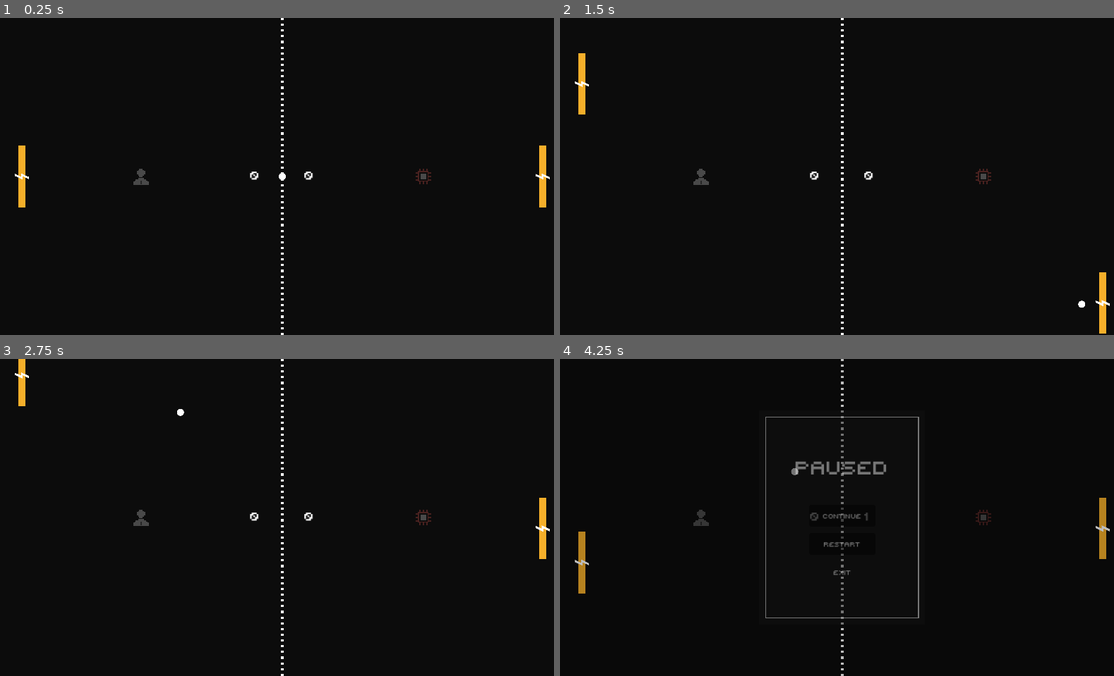
Above: before the commit, frames 1-4 (two rows, left to right).
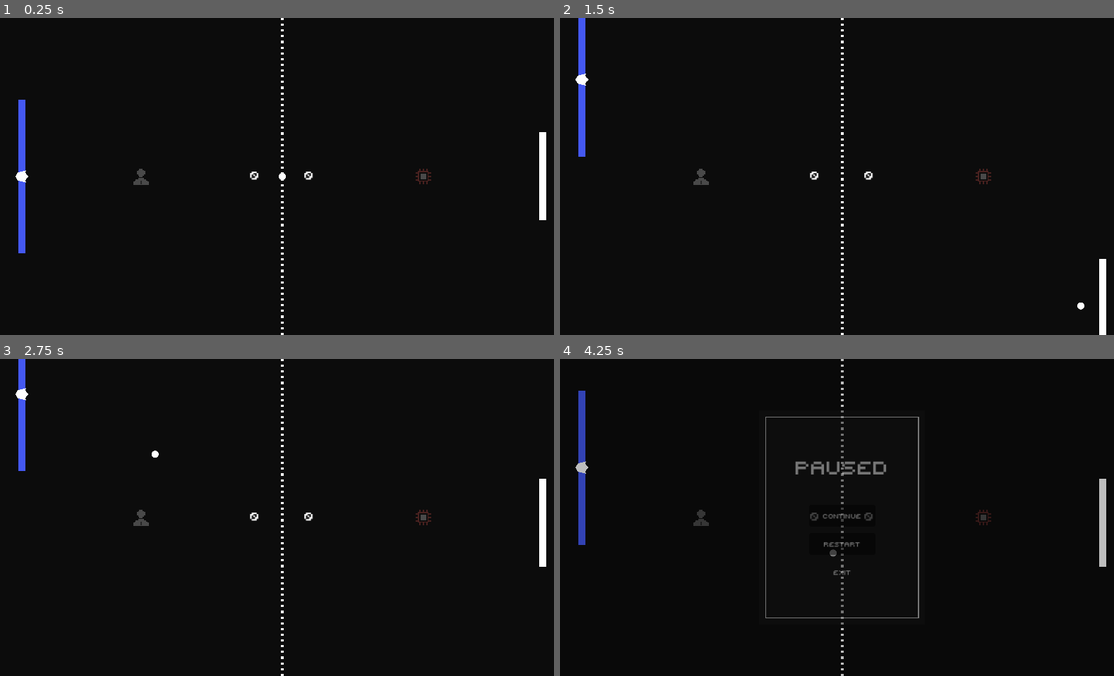
Above: after the commit, the same moments.

Repository: IamFastre/super-pong
Game: Godot game, scene res://scenes/levels/super_game.tscn
Same seed, same stepped clock (60 frames per second), same inputs: the game is played once before the commit and once after it. This scene is started directly instead of the project's main scene.
Inputs:
- Up to frame 1 (0.25 s): no input
- Up to frame 2 (1.5 s): tap Enter at 0.5 s; hold W (p1_up) 0.53-1.28 s; hold Shift (p1_sprint) 0.53-1.28 s; hold S (p1_down) from 1.28 s (still down); tap Down (p2_down) at 1.35 s
- Up to frame 3 (2.75 s): release S (p1_down) at 2.03 s; hold W (p1_up) from 2.03 s (still down); tap Up (p2_up) at 2.1 s
- Up to frame 4 (4.25 s): tap Shift (p1_sprint) at 2.85 s; release W (p1_up) at 3.53 s; hold S (p1_down) from 3.53 s (still down); tap Down (p2_down) at 3.6 s; tap Escape (pause_game) at 4.15 s

The runs differ from the first frame. In frame 1, 1.0% of the frame differs, in the area x 2-100%, y 25-75%; in frame 2, 0.9%; in frame 3, 0.9%; in frame 4, 1.3%, in the area x 2-100%, y 10-74%.

Commit message:
addition of castle paddle + bug fixes

Diff:
--- a/components/scripts/cpu_movement.gd
+++ b/components/scripts/cpu_movement.gd
@@ -51,7 +51,7 @@
 func cpu_hard():
 	var target = ball.position if ball_heading_here() and ball_in_my_half() else center
 	direction = direction_to(target) if away(target, 2) else 0.0
-	is_sprinting = away(target, 8) and ball_in_my_half()
+	is_sprinting = away(target, 5) and ball_in_my_half()
 
 func setup(cpu_difficulty:PlayerInfo.DIFFICULTY):
 	difficulty = cpu_difficulty
--- a/scenes/levels/scripts/game_mode.gd
+++ b/scenes/levels/scripts/game_mode.gd
@@ -1,4 +1,6 @@
 class_name GameMode extends Node
+
+@export var score_goal:int = 10
 
 @export_group("Player 1", "left_")
 @export var left_score:int = 0
@@ -24,12 +26,9 @@
 @export var ball_packed_scene:PackedScene = preload("res://scenes/ball.tscn")
 @export var ball_initial_position:Vector2 = Vector2(640, 360)
 
-@export_group("Pause Screen", "ps_")
-@export var ps_scene:PackedScene = preload("res://scenes/screens/pause_menu.tscn")
-
-@export_group("Game Over Screen", "go_")
-@export var go_scene:PackedScene = preload("res://scenes/screens/game_over.tscn")
-@export var go_score_goal:int = 10
+@export_group("Menus", "menu_")
+@export var menu_pause:PackedScene = preload("res://scenes/screens/pause_menu.tscn") # menu pause lol
+@export var menu_game_over:PackedScene = preload("res://scenes/screens/game_over.tscn")
 
 var left_paddle:PaddleNode
 var right_paddle:PaddleNode
@@ -58,10 +57,10 @@
 #=====================================================================#
 
 func score_goal_met() -> bool:
-	return left_score >= go_score_goal or right_score >= go_score_goal
+	return left_score >= score_goal or right_score >= score_goal
 
 func get_winner() -> bool:
-	return left_score >= go_score_goal or right_score >= go_score_goal
+	return left_score >= score_goal or right_score >= score_goal
 
 func spawn_ball(custom_initial_position:Vector2 = ball_initial_position) -> void:
 	if running:
@@ -88,6 +87,7 @@
 		paddle.position.x = paddle_initial_displacement.x
 	elif paddle == right_paddle:
 		paddle.position.x = Constants.screensize.x - paddle_initial_displacement.x
+		paddle.scale.x *= -1
 
 	# Paddle movement setup
 	var movement = info.get_movement_node()
@@ -104,7 +104,7 @@
 	left_label.visible = false
 	right_label.visible = false
 
-	var go_screen := go_scene.instantiate() as GameOverScreen
+	var go_screen := menu_game_over.instantiate() as GameOverScreen
 	go_screen.game = self
 	go_screen.score_left = left_score
 	go_screen.score_right = right_score
@@ -127,7 +127,7 @@
 		if c is BallNode:
 			c.movement_disabled = true
 
-	var ps_screen := ps_scene.instantiate() as PauseScreen
+	var ps_screen := menu_pause.instantiate() as PauseScreen
 	ps_screen.game = self
 	add_child(ps_screen)
 
--- a/scenes/levels/super_game.tscn
+++ b/scenes/levels/super_game.tscn
@@ -7,11 +7,11 @@
 [ext_resource type="Resource" uid="uid://bh6pjt4b1kjr2" path="res://resources/player_info/cpu_hard.tres" id="3_od1on"]
 [ext_resource type="Texture2D" uid="uid://c4ttu450ldlbl" path="res://assets/icons/cpu.png" id="3_yupyo"]
 [ext_resource type="PackedScene" uid="uid://lpkcoh61r2ge" path="res://scenes/goal.tscn" id="4_a45hc"]
+[ext_resource type="PackedScene" uid="uid://dux475wbhf53b" path="res://scenes/paddles/castle_paddle.tscn" id="4_r83l3"]
 [ext_resource type="PackedScene" uid="uid://dvb1h8bxlrwhn" path="res://scenes/wall.tscn" id="5_lcdnq"]
 [ext_resource type="Texture2D" uid="uid://cydgbs0cjm5ip" path="res://assets/sprites/net.png" id="6_liov1"]
 [ext_resource type="Theme" uid="uid://6okv6pwxtji0" path="res://ui/themes/main.tres" id="8_gshl0"]
 [ext_resource type="Texture2D" uid="uid://bhbp6560u0mtw" path="res://ui/assets/pause.png" id="9_yhjls"]
-[ext_resource type="PackedScene" uid="uid://5i38r16ygifq" path="res://scenes/paddles/speedy_paddle.tscn" id="10_fefa7"]
 
 [node name="SuperGame" type="Node" node_paths=PackedStringArray("left_goal", "left_label", "left_icon", "right_goal", "right_label", "right_icon")]
 script = ExtResource("1_s71rq")
@@ -23,8 +23,7 @@
 right_goal = NodePath("GoalRight")
 right_label = NodePath("Background/ScoreRight")
 right_icon = NodePath("Background/IconRight")
-paddle_left_scene = ExtResource("10_fefa7")
-paddle_right_scene = ExtResource("10_fefa7")
+paddle_left_scene = ExtResource("4_r83l3")
 
 [node name="Background" type="Control" parent="."]
 layout_mode = 3
--- /dev/null
+++ b/scenes/paddles/castle_paddle.tscn
@@ -0,0 +1,44 @@
+[gd_scene load_steps=6 format=3 uid="uid://dux475wbhf53b"]
+
+[ext_resource type="Script" path="res://scenes/scripts/paddle.gd" id="1_m5d3l"]
+[ext_resource type="Texture2D" uid="uid://cv47h51npi8x3" path="res://assets/icons/shield.png" id="2_6vxd8"]
+[ext_resource type="Script" path="res://components/scripts/movement_clamp.gd" id="2_vgtvv"]
+[ext_resource type="Script" path="res://components/scripts/paddle_movement.gd" id="3_wu6m5"]
+
+[sub_resource type="RectangleShape2D" id="RectangleShape2D_vn8v2"]
+size = Vector2(16, 350)
+
+[node name="ClassicPaddle" type="StaticBody2D" node_paths=PackedStringArray("movement")]
+script = ExtResource("1_m5d3l")
+movement = NodePath("PaddleMovement")
+
+[node name="Sprite" type="ColorRect" parent="."]
+offset_left = -8.0
+offset_top = -175.0
+offset_right = 8.0
+offset_bottom = 175.0
+color = Color(0.266, 0.3458, 0.95, 1)
+
+[node name="Lightning" type="TextureRect" parent="."]
+texture_filter = 1
+offset_left = 15.0
+offset_top = -14.0
+offset_right = 43.0
+offset_bottom = 16.0
+rotation = 1.5708
+texture = ExtResource("2_6vxd8")
+expand_mode = 1
+stretch_mode = 5
+
+[node name="CollisionShape2D" type="CollisionShape2D" parent="."]
+shape = SubResource("RectangleShape2D_vn8v2")
+debug_color = Color(0, 0.6, 0.7, 0)
+
+[node name="MovementClamp" type="Node" parent="."]
+script = ExtResource("2_vgtvv")
+
+[node name="PaddleMovement" type="Node2D" parent="."]
+script = ExtResource("3_wu6m5")
+move_speed = 400.0
+sprint_speed = 500.0
+can_sprint = false
Binary file added: assets/icons/shield.png
Not shown, added: assets/icons/shield.png.import
